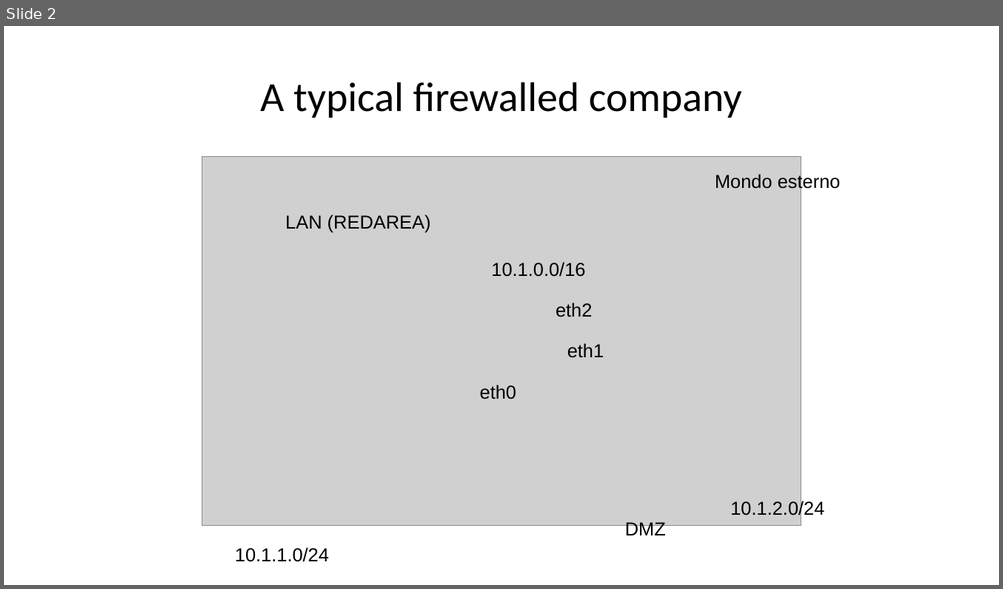
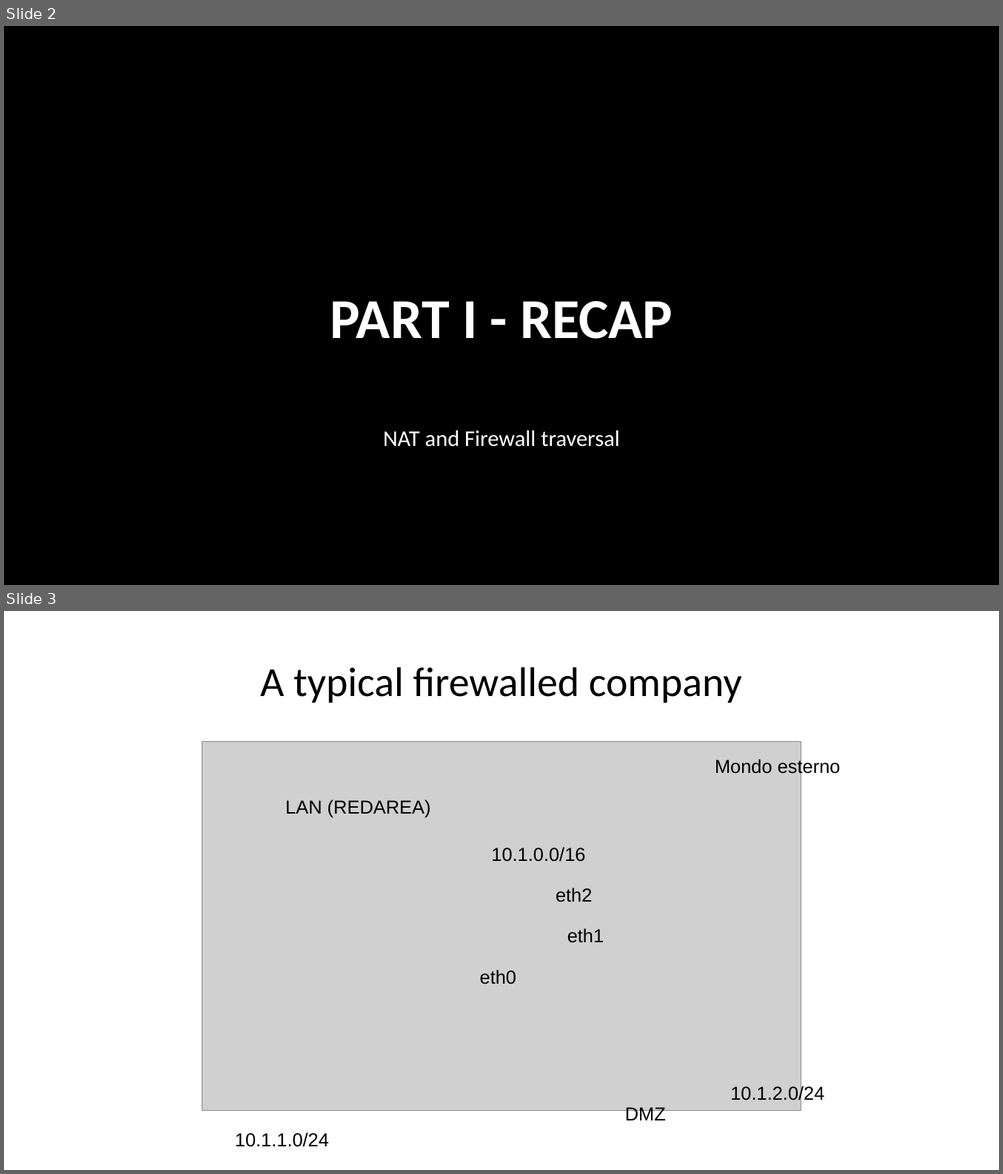
Before and after one commit to DeMaCS-UNICAL/NetworkSecurity, a slide deck: slides/FirewallTraversal.pptx. Shown one above the other, each under a label of ours: slide 2 before the commit, slides 2 and 3 after it. The pictures are 1003x589 and 1003x1174 pixels, drawn with LibreOffice and Linux fonts; fonts in the diff are those of the drawing; grey boxes stand for pictures; background and template pictures are left out. Boxes give left, top, right and bottom in pixels: in the first picture for what was removed or moved away, otherwise in the second. Text is boxed around its words. In the diff, an @@ line names an element or a change of style, - is before the commit and + after.

```diff
--- a/slides/FirewallTraversal.pptx
+++ b/slides/FirewallTraversal.pptx
@@ slide 2 added at (4, 26, 999, 585), background picture (left out) @@
@@ title added at (330, 301, 672, 339), 60 pt, text #FFFFFF, bold @@
+PART I - RECAP
@@ text added at (383, 430, 620, 447), 24 pt, text #FFFFFF @@
+NAT and Firewall traversal
@@ what was slide 2 is now slide 3 @@
```
Also in this commit, not shown: 2 slides changed, 1 other file.
